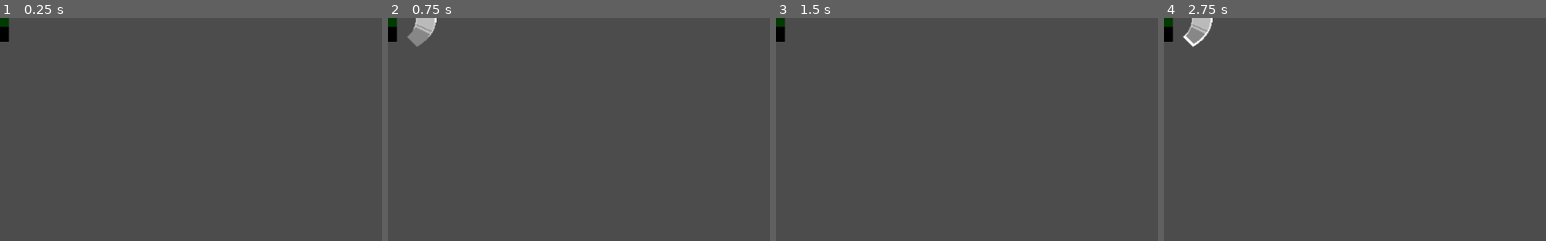
Above: before the commit, frames 1-4 (left to right).
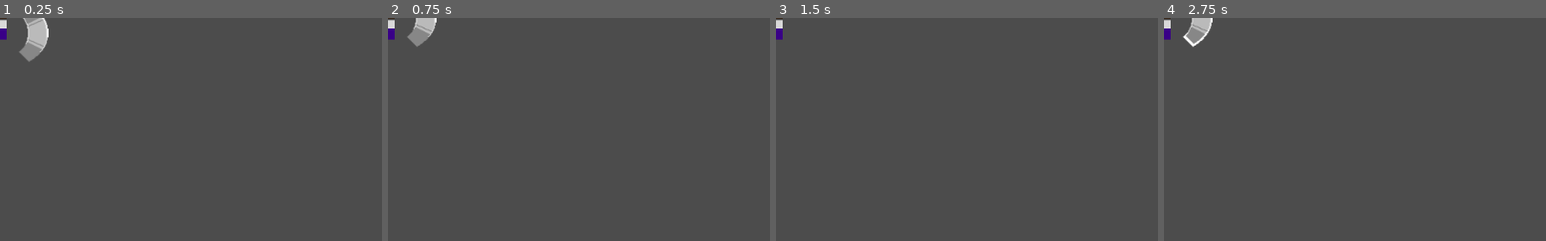
Above: after the commit, the same moments.

Repository: jcoombes/lil_xxx_wrld
Game: Godot game, scene res://Player.tscn
The game is run twice, just before and just after one commit, with the same random seed, the same clock (stepped at 60 frames per second) and the same inputs. The project has no main scene, so this scene is started directly.
Inputs:
- Up to frame 1 (0.25 s): no input
- Up to frame 2 (0.75 s): tap Enter at 0.5 s; hold D (face_right) from 0.53 s (still down); hold Space (sword_attack) from 0.53 s (still down)
- Up to frame 3 (1.5 s): release D (face_right) at 1.28 s; release Space (sword_attack) at 1.28 s; hold S (face_down) from 1.28 s (still down); tap Space (sword_attack) at 1.35 s
- Up to frame 4 (2.75 s): tap Enter at 2 s; release S (face_down) at 2.03 s; hold D (face_right) from 2.03 s (still down); hold Space (sword_attack) from 2.03 s (still down)
The pictures show only the part of the screen within x 0-50%, y 0-50%; the shares and areas given below are measured in that part.

The runs differ from the first frame. In frame 1, 1.3% of the frame differs, in the area x 0-13%, y 0-20%; in frame 2, 0.3%; in frame 3, 0.3%; in frame 4, 0.3%.

Commit message:
New player sprite!

Diff:
--- a/Player.gd
+++ b/Player.gd
@@ -41,17 +41,25 @@
 
 # Called every frame. 'delta' is the elapsed time since the previous frame.
 func _process(_delta: float) -> void:
-	if velocity.length() > 0.0:
-		if velocity.y > 0.0:
-			($AnimatedSprite as AnimatedSprite).play("move_down")
-		elif velocity.y < 0.0:
-			($AnimatedSprite as AnimatedSprite).play("move_up")
-		elif velocity.x > 0.0:
-			($AnimatedSprite as AnimatedSprite).play("move_right")
-		elif velocity.x < 0.0:
-			($AnimatedSprite as AnimatedSprite).play("move_left")
-	else:
-		($AnimatedSprite as AnimatedSprite).play("idle")
+	var angle: float = facing_direction.angle()
+
+	if 7 * PI / 8 <= angle or angle < - 7 * PI / 8:
+		($AnimatedSprite as AnimatedSprite).play("move_left")
+	elif -7 * PI / 8 <= angle and angle < -5 * PI / 8:
+		($AnimatedSprite as AnimatedSprite).play("move_upleft")
+	elif -5 * PI / 8 <= angle and angle < -3 * PI / 8:
+		($AnimatedSprite as AnimatedSprite).play("move_up")
+	elif -3 * PI / 8 <= angle and angle < -PI / 8:
+		($AnimatedSprite as AnimatedSprite).play("move_upright")
+	elif -PI / 8 <= angle and angle < PI / 8:
+		($AnimatedSprite as AnimatedSprite).play("move_right")
+	elif PI / 8 <= angle and angle < 3 * PI / 8:
+		($AnimatedSprite as AnimatedSprite).play("move_downright")
+	elif 3 * PI / 8 <= angle and angle < 5 * PI / 8:
+		($AnimatedSprite as AnimatedSprite).play("move_down")
+	elif 5 * PI / 8 <= angle and angle < 7 * PI / 8:
+		($AnimatedSprite as AnimatedSprite).play("move_downleft")
+
 
 	if Input.is_action_pressed("sword_attack") and state != Behaviours.STUNNED and not sword_cooling_down:
 		match combo:
@@ -70,17 +78,8 @@
 		sword_cooling_down = true
 
 
-func play_attack_animation(direction: Vector2) -> void:
-	if direction.y > 0.0:
-		($AnimationPlayer as AnimationPlayer).play("attack_down")
-	elif velocity.y < 0.0:
-		($AnimationPlayer as AnimationPlayer).play("attack_up")
-	elif velocity.x > 0.0:
-		($AnimationPlayer as AnimationPlayer).play("attack_right")
-	elif velocity.x < 0.0:
-		($AnimationPlayer as AnimationPlayer).play("attack_left")
-	else:
-		($AnimationPlayer as AnimationPlayer).play("attack_down")
+func play_attack_animation(_direction: Vector2) -> void:
+	($AnimationPlayer as AnimationPlayer).play("sword_attack")
 
 
 func _physics_process(delta: float) -> void:
--- a/Player.tscn
+++ b/Player.tscn
@@ -4,16 +4,39 @@
 [ext_resource path="res://assets/player/left.png" type="Texture" id=2]
 [ext_resource path="res://Player.gd" type="Script" id=3]
 [ext_resource path="res://assets/player/down.png" type="Texture" id=4]
-[ext_resource path="res://assets/player/idle.png" type="Texture" id=5]
+[ext_resource path="res://assets/player/downleft.png" type="Texture" id=5]
 [ext_resource path="res://assets/player/up.png" type="Texture" id=6]
 [ext_resource path="res://assets/player/sword_slash.png" type="Texture" id=7]
 [ext_resource path="res://Weapon.gd" type="Script" id=8]
+[ext_resource path="res://assets/player/upright.png" type="Texture" id=9]
+[ext_resource path="res://assets/player/upleft.png" type="Texture" id=10]
+[ext_resource path="res://assets/player/downright.png" type="Texture" id=11]
 
 [sub_resource type="SpriteFrames" id=1]
 animations = [ {
+"frames": [ ExtResource( 4 ) ],
+"loop": true,
+"name": "idle",
+"speed": 5.0
+}, {
+"frames": [ ExtResource( 9 ) ],
+"loop": true,
+"name": "move_upright",
+"speed": 5.0
+}, {
+"frames": [ ExtResource( 11 ) ],
+"loop": true,
+"name": "move_downright",
+"speed": 5.0
+}, {
+"frames": [ ExtResource( 10 ) ],
+"loop": true,
+"name": "move_upleft",
+"speed": 5.0
+}, {
 "frames": [ ExtResource( 5 ) ],
 "loop": true,
-"name": "idle",
+"name": "move_downleft",
 "speed": 5.0
 }, {
 "frames": [ ExtResource( 4 ) ],
@@ -37,208 +60,28 @@
 "speed": 5.0
 } ]
 
-[sub_resource type="Animation" id=2]
-resource_name = "attack_down"
-length = 0.2
+[sub_resource type="Animation" id=5]
+resource_name = "sword_attack"
+length = 0.3
 tracks/0/type = "value"
-tracks/0/path = NodePath("AnimatedSprite:frame")
+tracks/0/path = NodePath("Sword/SwordSprite:visible")
 tracks/0/interp = 1
 tracks/0/loop_wrap = true
 tracks/0/imported = false
 tracks/0/enabled = true
 tracks/0/keys = {
-"times": PoolRealArray( 0 ),
-"transitions": PoolRealArray( 1 ),
+"times": PoolRealArray( 0, 0.3 ),
+"transitions": PoolRealArray( 1, 1 ),
 "update": 1,
-"values": [ 0 ]
+"values": [ true, false ]
 }
 tracks/1/type = "value"
-tracks/1/path = NodePath("AnimatedSprite:animation")
+tracks/1/path = NodePath("Sword/CollisionShape2D:disabled")
 tracks/1/interp = 1
 tracks/1/loop_wrap = true
 tracks/1/imported = false
 tracks/1/enabled = true
 tracks/1/keys = {
-"times": PoolRealArray( 0 ),
-"transitions": PoolRealArray( 1 ),
-"update": 1,
-"values": [ "move_down" ]
-}
-tracks/2/type = "value"
-tracks/2/path = NodePath("Sword/SwordSprite:visible")
-tracks/2/interp = 1
-tracks/2/loop_wrap = true
-tracks/2/imported = false
-tracks/2/enabled = true
-tracks/2/keys = {
-"times": PoolRealArray( 0, 0.2 ),
-"transitions": PoolRealArray( 1, 1 ),
-"update": 1,
-"values": [ true, false ]
-}
-tracks/3/type = "value"
-tracks/3/path = NodePath("Sword/CollisionShape2D:disabled")
-tracks/3/interp = 1
-tracks/3/loop_wrap = true
-tracks/3/imported = false
-tracks/3/enabled = true
-tracks/3/keys = {
-"times": PoolRealArray( 0, 0.2 ),
-"transitions": PoolRealArray( 1, 1 ),
-"update": 1,
-"values": [ false, true ]
-}
-
-[sub_resource type="Animation" id=3]
-resource_name = "attack_left"
-length = 0.3
-tracks/0/type = "value"
-tracks/0/path = NodePath("AnimatedSprite:frame")
-tracks/0/interp = 1
-tracks/0/loop_wrap = true
-tracks/0/imported = false
-tracks/0/enabled = true
-tracks/0/keys = {
-"times": PoolRealArray( 0 ),
-"transitions": PoolRealArray( 1 ),
-"update": 1,
-"values": [ 0 ]
-}
-tracks/1/type = "value"
-tracks/1/path = NodePath("AnimatedSprite:animation")
-tracks/1/interp = 1
-tracks/1/loop_wrap = true
-tracks/1/imported = false
-tracks/1/enabled = true
-tracks/1/keys = {
-"times": PoolRealArray( 0 ),
-"transitions": PoolRealArray( 1 ),
-"update": 1,
-"values": [ "move_left" ]
-}
-tracks/2/type = "value"
-tracks/2/path = NodePath("Sword/SwordSprite:visible")
-tracks/2/interp = 1
-tracks/2/loop_wrap = true
-tracks/2/imported = false
-tracks/2/enabled = true
-tracks/2/keys = {
-"times": PoolRealArray( 0, 0.3 ),
-"transitions": PoolRealArray( 1, 1 ),
-"update": 1,
-"values": [ true, false ]
-}
-tracks/3/type = "value"
-tracks/3/path = NodePath("Sword/CollisionShape2D:disabled")
-tracks/3/interp = 1
-tracks/3/loop_wrap = true
-tracks/3/imported = false
-tracks/3/enabled = true
-tracks/3/keys = {
-"times": PoolRealArray( 0, 0.3 ),
-"transitions": PoolRealArray( 1, 1 ),
-"update": 1,
-"values": [ false, true ]
-}
-
-[sub_resource type="Animation" id=4]
-resource_name = "attack_right"
-length = 0.3
-tracks/0/type = "value"
-tracks/0/path = NodePath("AnimatedSprite:frame")
-tracks/0/interp = 1
-tracks/0/loop_wrap = true
-tracks/0/imported = false
-tracks/0/enabled = true
-tracks/0/keys = {
-"times": PoolRealArray( 0 ),
-"transitions": PoolRealArray( 1 ),
-"update": 1,
-"values": [ 0 ]
-}
-tracks/1/type = "value"
-tracks/1/path = NodePath("AnimatedSprite:animation")
-tracks/1/interp = 1
-tracks/1/loop_wrap = true
-tracks/1/imported = false
-tracks/1/enabled = true
-tracks/1/keys = {
-"times": PoolRealArray( 0 ),
-"transitions": PoolRealArray( 1 ),
-"update": 1,
-"values": [ "move_right" ]
-}
-tracks/2/type = "value"
-tracks/2/path = NodePath("Sword/SwordSprite:visible")
-tracks/2/interp = 1
-tracks/2/loop_wrap = true
-tracks/2/imported = false
-tracks/2/enabled = true
-tracks/2/keys = {
-"times": PoolRealArray( 0, 0.3 ),
-"transitions": PoolRealArray( 1, 1 ),
-"update": 1,
-"values": [ true, false ]
-}
-tracks/3/type = "value"
-tracks/3/path = NodePath("Sword/CollisionShape2D:disabled")
-tracks/3/interp = 1
-tracks/3/loop_wrap = true
-tracks/3/imported = false
-tracks/3/enabled = true
-tracks/3/keys = {
-"times": PoolRealArray( 0, 0.3 ),
-"transitions": PoolRealArray( 1, 1 ),
-"update": 1,
-"values": [ false, true ]
-}
-
-[sub_resource type="Animation" id=5]
-resource_name = "attack_up"
-length = 0.3
-tracks/0/type = "value"
-tracks/0/path = NodePath("AnimatedSprite:frame")
-tracks/0/interp = 1
-tracks/0/loop_wrap = true
-tracks/0/imported = false
-tracks/0/enabled = true
-tracks/0/keys = {
-"times": PoolRealArray( 0 ),
-"transitions": PoolRealArray( 1 ),
-"update": 1,
-"values": [ 0 ]
-}
-tracks/1/type = "value"
-tracks/1/path = NodePath("AnimatedSprite:animation")
-tracks/1/interp = 1
-tracks/1/loop_wrap = true
-tracks/1/imported = false
-tracks/1/enabled = true
-tracks/1/keys = {
-"times": PoolRealArray( 0 ),
-"transitions": PoolRealArray( 1 ),
-"update": 1,
-"values": [ "move_up" ]
-}
-tracks/2/type = "value"
-tracks/2/path = NodePath("Sword/SwordSprite:visible")
-tracks/2/interp = 1
-tracks/2/loop_wrap = true
-tracks/2/imported = false
-tracks/2/enabled = true
-tracks/2/keys = {
-"times": PoolRealArray( 0, 0.3 ),
-"transitions": PoolRealArray( 1, 1 ),
-"update": 1,
-"values": [ true, false ]
-}
-tracks/3/type = "value"
-tracks/3/path = NodePath("Sword/CollisionShape2D:disabled")
-tracks/3/interp = 1
-tracks/3/loop_wrap = true
-tracks/3/imported = false
-tracks/3/enabled = true
-tracks/3/keys = {
 "times": PoolRealArray( 0, 0.3 ),
 "transitions": PoolRealArray( 1, 1 ),
 "update": 1,
@@ -266,14 +109,11 @@
 [node name="AnimatedSprite" type="AnimatedSprite" parent="."]
 position = Vector2( -111.25, 318.057 )
 frames = SubResource( 1 )
-animation = "move_down"
+animation = "move_up"
 offset = Vector2( 111.25, -318.057 )
 
 [node name="AnimationPlayer" type="AnimationPlayer" parent="."]
-anims/attack_down = SubResource( 2 )
-anims/attack_left = SubResource( 3 )
-anims/attack_right = SubResource( 4 )
-anims/attack_up = SubResource( 5 )
+anims/sword_attack = SubResource( 5 )
 
 [node name="Movebox" type="CollisionShape2D" parent="."]
 position = Vector2( 0, 20.2043 )
@@ -294,7 +134,6 @@
 script = ExtResource( 8 )
 
 [node name="SwordSprite" type="AnimatedSprite" parent="Sword"]
-visible = false
 position = Vector2( 0.561234, 0 )
 rotation = -1.57079
 frames = SubResource( 8 )
--- a/project.godot
+++ b/project.godot
@@ -45,6 +45,29 @@
 [debug]
 
 gdscript/warnings/treat_warnings_as_errors=true
+
+[importer_defaults]
+
+texture={
+"compress/bptc_ldr": 0,
+"compress/hdr_mode": 0,
+"compress/lossy_quality": 0.7,
+"compress/mode": 0,
+"compress/normal_map": 0,
+"detect_3d": true,
+"flags/anisotropic": false,
+"flags/filter": false,
+"flags/mipmaps": false,
+"flags/repeat": 0,
+"flags/srgb": 2,
+"process/HDR_as_SRGB": false,
+"process/fix_alpha_border": true,
+"process/invert_color": false,
+"process/premult_alpha": false,
+"size_limit": 0,
+"stream": false,
+"svg/scale": 1.0
+}
 
 [input]
 
Binary file changed: assets/player/down.png
Binary file added: assets/player/downleft.png
Not shown, added: assets/player/downleft.png.import
Binary file added: assets/player/downright.png
Not shown, added: assets/player/downright.png.import
Binary file changed: assets/player/left.png
Binary file changed: assets/player/right.png
Binary file changed: assets/player/up.png
Binary file added: assets/player/upleft.png
Not shown, added: assets/player/upleft.png.import
Binary file added: assets/player/upright.png
Not shown, added: assets/player/upright.png.import
